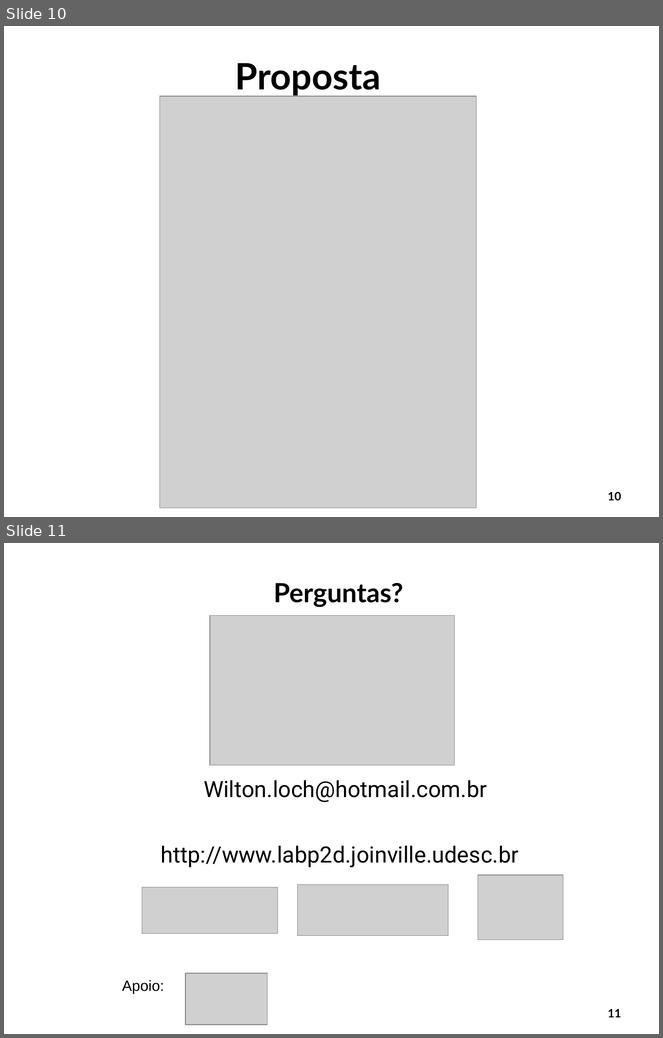
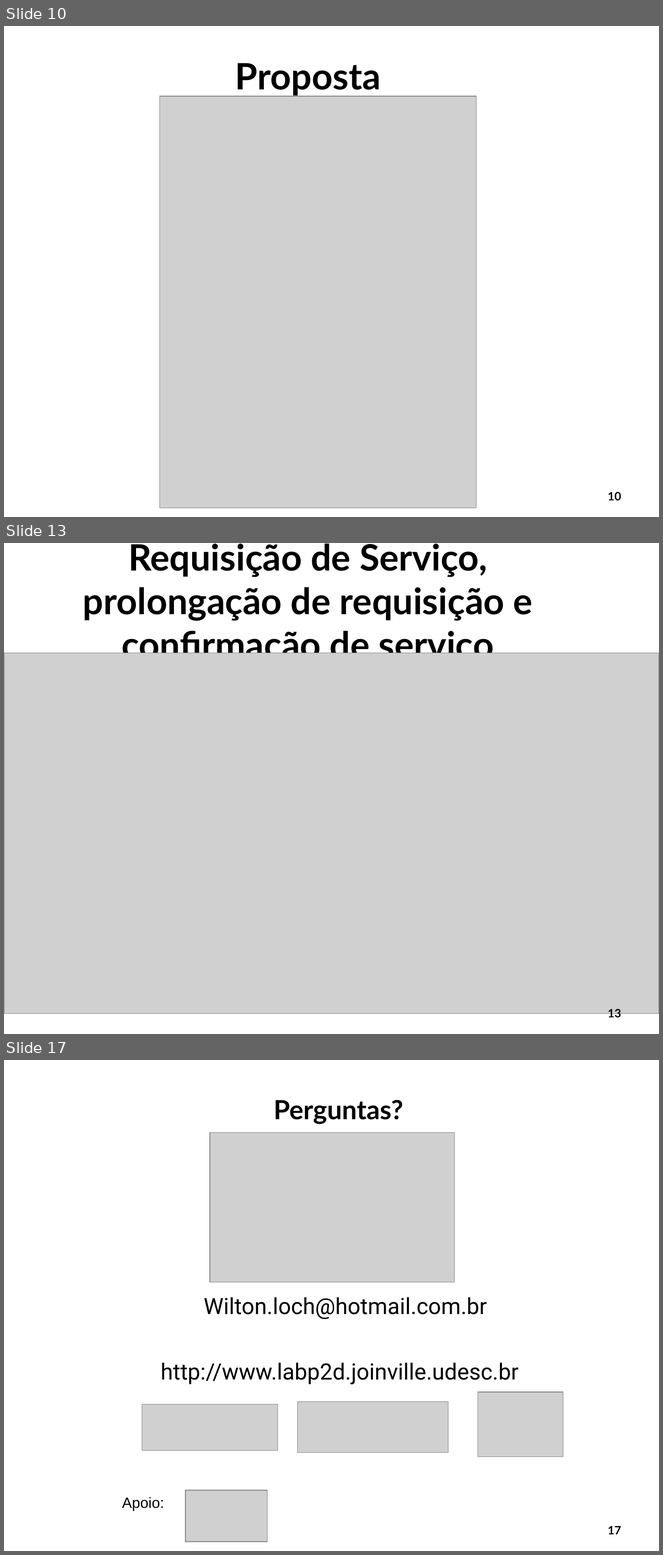
Before and after one commit to WiltonLoch/TCC, a slide deck: apresentacao_TCC_wilton.odp. Shown one above the other, each under a label of ours: slides 10 and 11 before the commit, slides 10, 13 and 17 after it; the slides between them are not shown. The pictures are 663x1038 and 663x1555 pixels, drawn with LibreOffice and Linux fonts; fonts in the diff are those of the drawing; grey boxes stand for pictures; background and template pictures are left out. Boxes give left, top, right and bottom in pixels: in the first picture for what was removed or moved away, otherwise in the second. Text is boxed around its words. In the diff, an @@ line names an element or a change of style, - is before the commit and + after.

```diff
--- a/apresentacao_TCC_wilton.odp
+++ b/apresentacao_TCC_wilton.odp
@@ slide 13 added at bbox=[4, 543, 659, 1034], background #FFFFFF @@
@@ title added at bbox=[83, 544, 533, 653], 44 pt, text #000000, bold @@
+Requisição de Serviço, prolongação de requisição e confirmação de serviço
@@ picture added at bbox=[4, 653, 659, 1015] @@
@@ page number added at bbox=[608, 1009, 621, 1020], 14 pt, text #000000, bold @@
+13
@@ what was slide 11 is now slide 17 @@
@@ page number at bbox=[608, 1526, 621, 1535]: text changed @@
-11
+17
```
Also in this commit, not shown: 1 slide changed, 5 other slides added, 1 other file.
